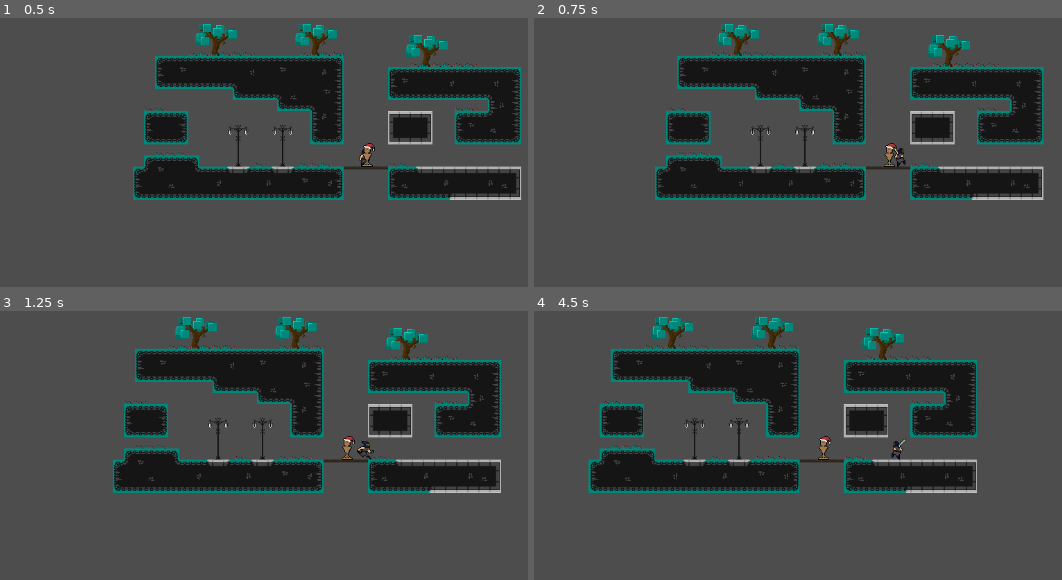
Above: before the commit, frames 1-4 (two rows, left to right).
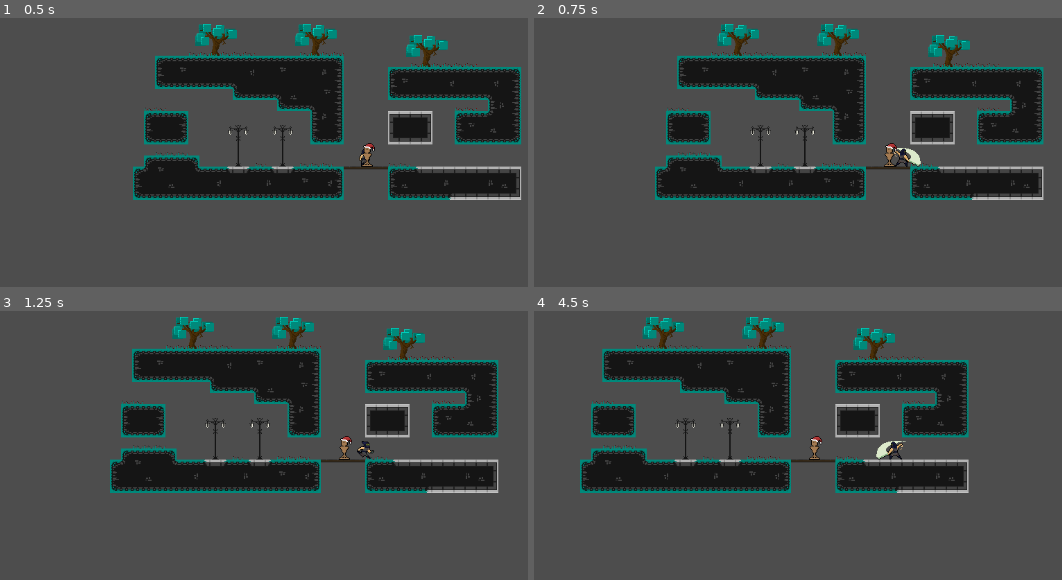
Above: after the commit, the same moments.

Repository: FoxParadeAFK/Twilight-Staccato
Game: Godot game, scene res://Scenes/MainScene.tscn
Same seed, same stepped clock (60 frames per second), same inputs: the game is played once before the commit and once after it.
Inputs:
- Up to frame 1 (0.5 s): no input
- Up to frame 2 (0.75 s): hold X (Move_Right) from 0.53 s (still down); tap M (Melee) at 0.6 s
- Up to frame 3 (1.25 s): keep holding X (Move_Right); tap Space (Jump) at 0.77 s
- Up to frame 4 (4.5 s): tap M (Melee) every 0.75 s from 1.35 to 4.35 s; tap Space (Jump) at 1.52, 3.02, 3.77 s; release X (Move_Right) at 2.03 s; hold Z (Move_Left) 2.03-2.78 s; hold X (Move_Right) 2.78-4.28 s; hold Z (Move_Left) from 4.28 s (still down)

Frame 1 is identical in both runs. In frame 2, 0.2% of the frame differs, in the area x 68-74%, y 48-56%; in frame 3, 6.9%; in frame 4, 10%, in the area x 8-84%, y 2-68%.

Commit message:
Near-completed attack cycle
The player's attack now cycles so that's nice... hope that doesn't break any time soon

Diff:
--- a/twilight-staccato/Scenes/Player.tscn
+++ b/twilight-staccato/Scenes/Player.tscn
@@ -616,8 +616,8 @@
 
 [sub_resource type="Animation" id="Animation_glx4g"]
 resource_name = "GroundAttack1"
-length = 0.666678
-step = 0.111111
+length = 0.50001
+step = 0.1
 tracks/0/type = "value"
 tracks/0/imported = false
 tracks/0/enabled = true
@@ -637,10 +637,27 @@
 tracks/1/interp = 1
 tracks/1/loop_wrap = true
 tracks/1/keys = {
-"times": PackedFloat32Array(0, 0.111111, 0.222222, 0.333333, 0.555556),
+"times": PackedFloat32Array(0, 0.1, 0.2, 0.3, 0.4),
 "transitions": PackedFloat32Array(1, 1, 1, 1, 1),
 "update": 1,
 "values": [5, 6, 7, 8, 9]
+}
+tracks/2/type = "method"
+tracks/2/imported = false
+tracks/2/enabled = true
+tracks/2/path = NodePath(".")
+tracks/2/interp = 1
+tracks/2/loop_wrap = true
+tracks/2/keys = {
+"times": PackedFloat32Array(0.1, 0.4),
+"transitions": PackedFloat32Array(1, 1),
+"values": [{
+"args": [],
+"method": &"AttackDamageTrigger"
+}, {
+"args": [],
+"method": &"AttackFinishTrigger"
+}]
 }
 
 [sub_resource type="AnimationLibrary" id="AnimationLibrary_gntrk"]
--- a/twilight-staccato/Scripts/Player/PlayerController.gd
+++ b/twilight-staccato/Scripts/Player/PlayerController.gd
@@ -7,6 +7,7 @@
 var verticalInput : ButtonManager
 var attackInput : ButtonManager
 var verticalCoyoteTimer : UtilityTimer
+var attackAnimationCycleTimer : UtilityTimer
 
 var currentVelocity : Vector2
 var currentDelta : float
@@ -28,6 +29,9 @@
 var amountOfJump : int = 1
 var amountOfJumpsLeft : int
 
+var amountOfAttacks : int = 2
+var amountOfAttacksCounter : int
+
 func _draw() -> void:
 	pass
 
@@ -41,8 +45,11 @@
 
 	verticalCoyoteTimer = UtilityTimer.new(100)
 	verticalCoyoteTimer.OnTimerDone.connect(DisableJump)
+	attackAnimationCycleTimer = UtilityTimer.new(700)
+	attackAnimationCycleTimer.OnTimerDone.connect(ResetAttackAnimation)
 
 	facingDirection = 1
+	amountOfAttacksCounter = -1
 	amountOfJumpsLeft = amountOfJump
 
 	currentState = states.Idle
@@ -54,6 +61,7 @@
 	horizontalInput.Tick()
 	verticalInput.Tick()
 	verticalCoyoteTimer.Tick()
+	attackAnimationCycleTimer.Tick()
 	attackInput.Tick()
 
 	if (!is_on_floor()): currentVelocity += get_gravity() * currentDelta
@@ -173,13 +181,14 @@
 #region GroundAttack
 func GroundAttackEnterState() -> void:
 	currentVelocity = Vector2(0, currentVelocity.y)
+	animationTree.set("parameters/Transition/transition_request", "GroundAttack%s" % CycleAttackAnimation())
+	attackAnimationCycleTimer.StartUtilityTimer()
 	attackActive = true
 
 	currentState = states.GroundAttack
 
 func GroundAttackState() -> void:
 	print(states.find_key(currentState))
-	animationTree.set("parameters/Transition/transition_request", "GroundAttack0")
 
 	if (currentState == states.GroundAttack && !is_on_floor() && !attackActive):
 		currentState = states.InAirEnter
@@ -196,4 +205,13 @@
 		if (body.has_method("SetHealth")): body.SetHealth(2)
 	attackArea.visible = false
 
-#endregion
+func ResetAttackAnimation() -> void:
+	amountOfAttacksCounter = -1
+
+func CycleAttackAnimation() -> int:
+	print("qwer %s" % amountOfAttacksCounter)
+	amountOfAttacksCounter += 1
+	if (amountOfAttacksCounter >= amountOfAttacks): amountOfAttacksCounter = 0
+	return	amountOfAttacksCounter
+
+#endregion
